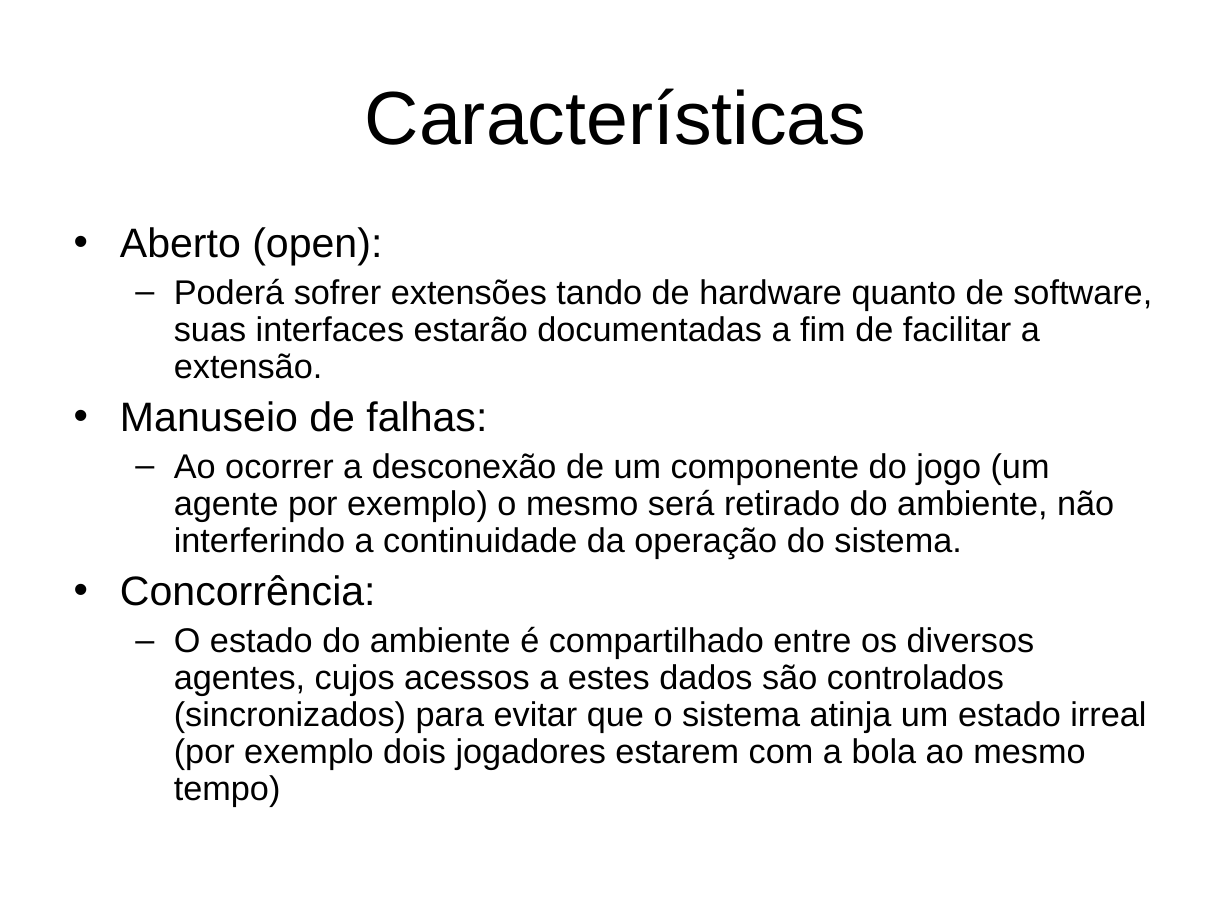
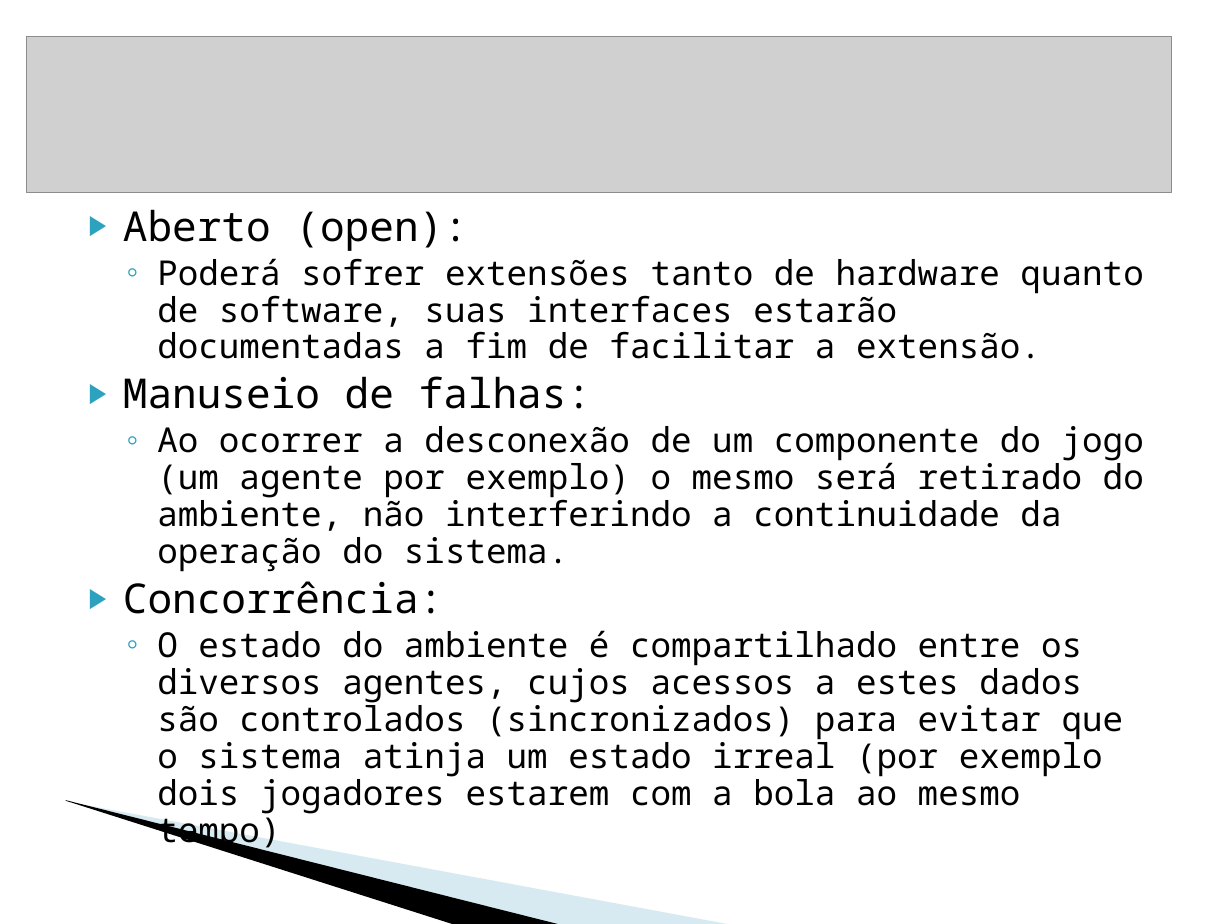
Before and after one commit to krishprince/rollerslam, a slide deck: slide 6 of docs/PresentationSD.ppt. Drawn at 1232x924 pixels with LibreOffice and Linux fonts; fonts in the diff are those of the drawing; grey boxes stand for pictures; background and template pictures are left out. Boxes give left, top, right and bottom in pixels: in the first picture for what was removed or moved away, otherwise in the second. Text is boxed around its words. In the diff, an @@ line names an element or a change of style, - is before the commit and + after.

```diff
--- a/docs/PresentationSD.ppt
+++ b/docs/PresentationSD.ppt
@@ picture added at (26,36,1170,192) @@
@@ title removed at (365,88,867,145) @@
-Características
@@ text "Aberto (open):": place and size @@
-text "Aberto (open):" at (120,227,1152,806)
+text "Aberto (open):" at (123,209,1144,814)
@@ text at (123,209,1144,814): font Arial to Noto Sans Mono in "Aberto (open):", "Manuseio de falhas:", "Ao ocorrer a desconexão de um componente ...", "Concorrência:" and 1 more places; bullet • to ▶; less space between paragraphs; bullet colour #000000 to #2DA2BF; bullet – to ◦ @@
@@ text at (157,258,1143,359): text changed; font Arial to Noto Sans Mono @@
-  – Poderá sofrer extensões tando de hardware quanto de software, suas interfaces estarão documentadas a fim de facilitar a extensão.
+  ◦ Poderá sofrer extensões tanto de hardware quanto de software, suas interfaces estarão documentadas a fim de facilitar a extensão.
@@ freeform shape added at (96,674,609,869), fill #9FCBDC at 40% opacity @@
@@ freeform shape added at (0,780,505,893), fill #000000 @@
```
Also in this commit, not shown: 10 other slides changed, 4 slides added, 2 slides removed.
